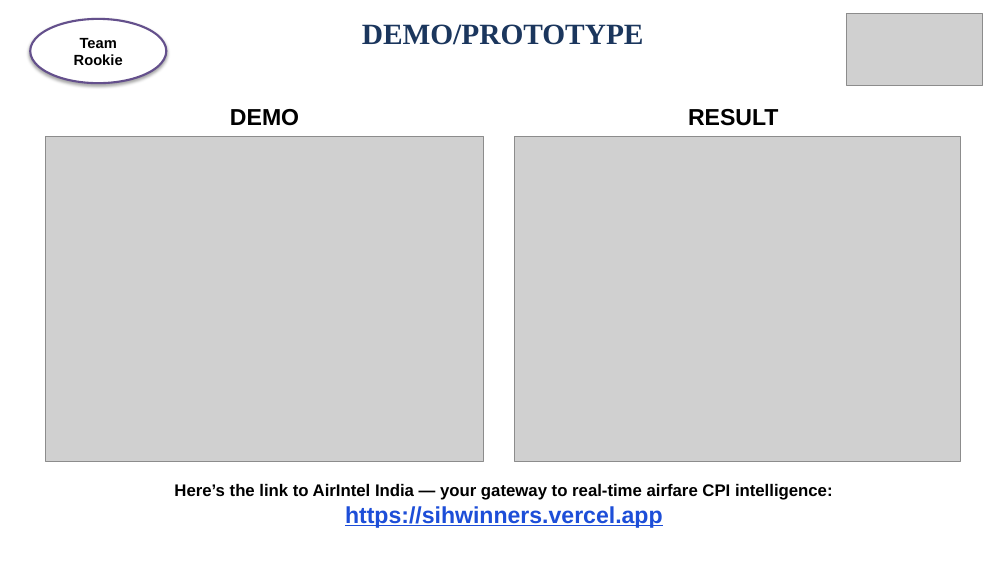
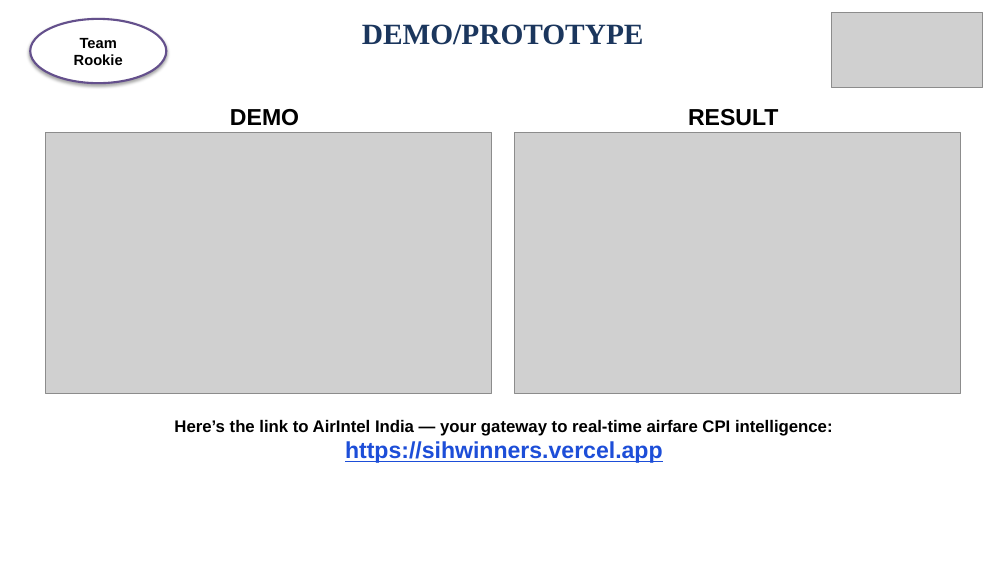
Before and after one commit to oshshivish-tech/sih26056_airfare_cpi, a slide deck: slide 6 of AirIntel_India_SIH26056_Presentation.pptx. Drawn at 1008x567 pixels with LibreOffice and Linux fonts; fonts in the diff are those of the drawing; grey boxes stand for pictures. Boxes give left, top, right and bottom in pixels: in the first picture for what was removed or moved away, otherwise in the second. Text is boxed around its words. In the diff, an @@ line names an element or a change of style, - is before the commit and + after.

```diff
--- a/AirIntel_India_SIH26056_Presentation.pptx
+++ b/AirIntel_India_SIH26056_Presentation.pptx
@@ picture: place and size @@
-picture at [847, 14, 983, 85]
+picture at [832, 12, 983, 88]
@@ picture: place and size @@
-picture at [45, 136, 484, 461]
+picture at [45, 132, 492, 393]
@@ picture: place and size @@
-picture at [514, 136, 960, 461]
+picture at [514, 132, 960, 393]
@@ text "Here’s the link to AirIntel ...": place and size @@
-text "Here’s the link to AirIntel ..." at [174, 484, 833, 528]
+text "Here’s the link to AirIntel ..." at [174, 420, 833, 463]
```
Also in this commit, not shown: 6 other slides changed, 7 other files.
